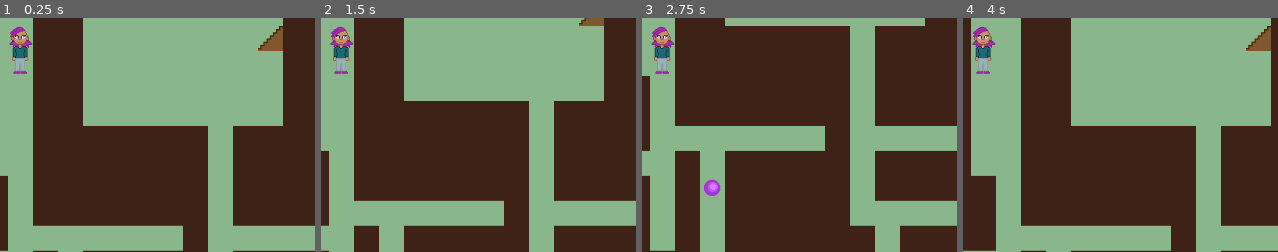
Above: before the commit, frames 1-4 (left to right).
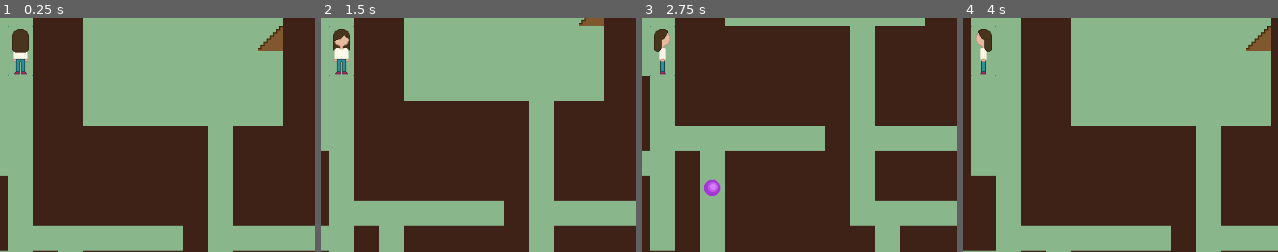
Above: after the commit, the same moments.

Repository: AnaNymus/roguelike
Game: Godot game, scene res://scenes/main.tscn
Two runs of this game, one before a commit and one after it. Both use one fixed random seed, a clock stepped at 60 frames per second and the inputs below.
Inputs:
- Up to frame 1 (0.25 s): no input
- Up to frame 2 (1.5 s): tap Enter at 0.5 s; hold Right (ui_right) 0.53-1.28 s; tap Space (ui_select) at 0.77, 1.25 s; hold Down (ui_down) from 1.28 s (still down)
- Up to frame 3 (2.75 s): tap Space (ui_select) at 1.52 s; release Down (ui_down) at 2.03 s; hold Right (ui_right) from 2.03 s (still down)
- Up to frame 4 (4 s): tap Enter at 2.75 s; release Right (ui_right) at 2.78 s; hold Up (ui_up) 2.78-3.53 s; tap Space (ui_select) at 3.02, 3.77 s; hold Left (ui_left) from 3.53 s (still down)
The pictures show only the part of the screen within x 35-85%, y 43-93%; the shares and areas given below are measured in that part.

The runs differ from the first frame. In frame 1, 1.0% of the frame differs, in the area x 2-11%, y 3-25%; in frame 2, 1.0%; in frame 3, 0.9%; in frame 4, 1.0%.

Commit message:
sprite now changes direction

Diff:
--- a/scenes/main.tscn
+++ b/scenes/main.tscn
@@ -67,6 +67,7 @@
 texture = ExtResource( 2 )
 centered = false
 offset = Vector2( 0, -32 )
+vframes = 4
 
 [node name="enemies" type="Node2D" parent="."]
 
--- a/scripts/main.gd
+++ b/scripts/main.gd
@@ -84,18 +84,22 @@
 
 		# move buttons
 		if input == PRESS_UP:
+			player.change_dir(1)
 			if map.check_pos(player.get_pos() + Vector2(0, -1)):
 				allInputLocked = true
 				player.move_up()
 		elif input == PRESS_DOWN:
+			player.change_dir(2)
 			if map.check_pos(player.get_pos() + Vector2(0, 1)):
 				allInputLocked = true
 				player.move_down()
 		elif input == PRESS_LEFT:
+			player.change_dir(4)
 			if map.check_pos(player.get_pos() + Vector2(-1, 0)):
 				allInputLocked = true
 				player.move_left()
 		elif input == PRESS_RIGHT:
+			player.change_dir(3)
 			if map.check_pos(player.get_pos() + Vector2(1, 0)):
 				allInputLocked = true
 				player.move_right()
--- a/scripts/player.gd
+++ b/scripts/player.gd
@@ -1,9 +1,16 @@
 extends Node2D
+
+const UP = 1
+const DOWN = 2
+const RIGHT = 3
+const LEFT = 4
 
 ## VARIABLES
 
 #position of player in map coordinates
 var pos = Vector2(1, 1)
+# direction the player is facing
+var dir = 1
 
 # STATS
 var hp = 30
@@ -31,6 +38,10 @@
 ## UTILITY FUNCTIONS
 func get_pos():
 	return pos
+
+func change_dir(d):
+	dir = d
+	self.get_node("Sprite").frame = dir - 1
 
 ## MOVEMENT FUNCTIONS
 
Binary file changed: sprites/roguelike test sprite.png
